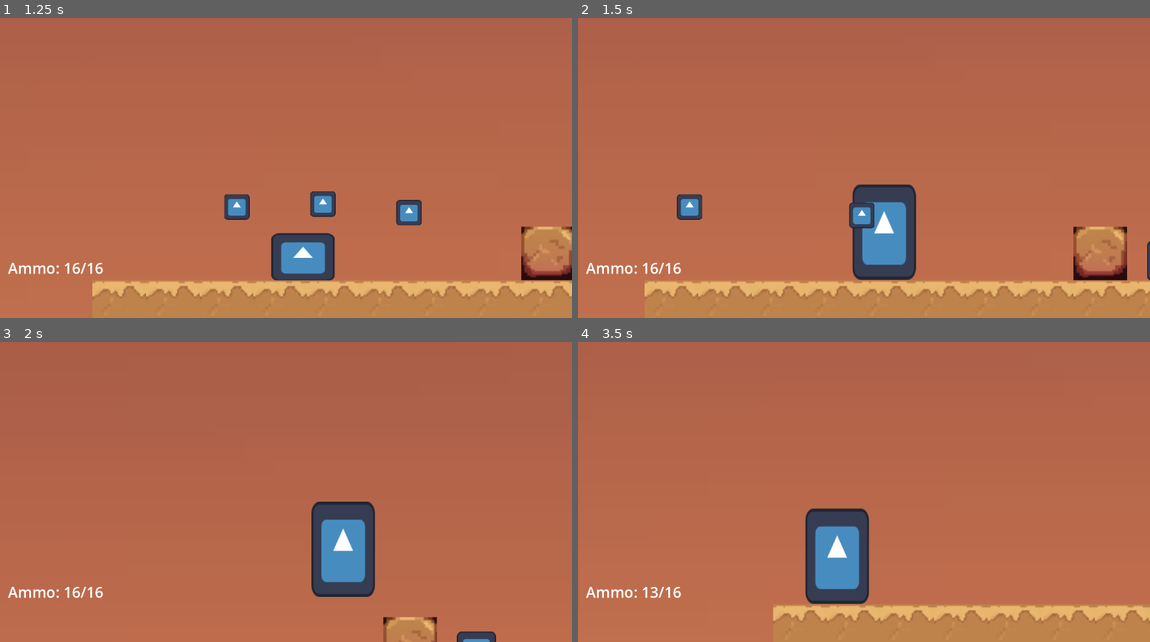
Above: before the commit, frames 1-4 (two rows, left to right).
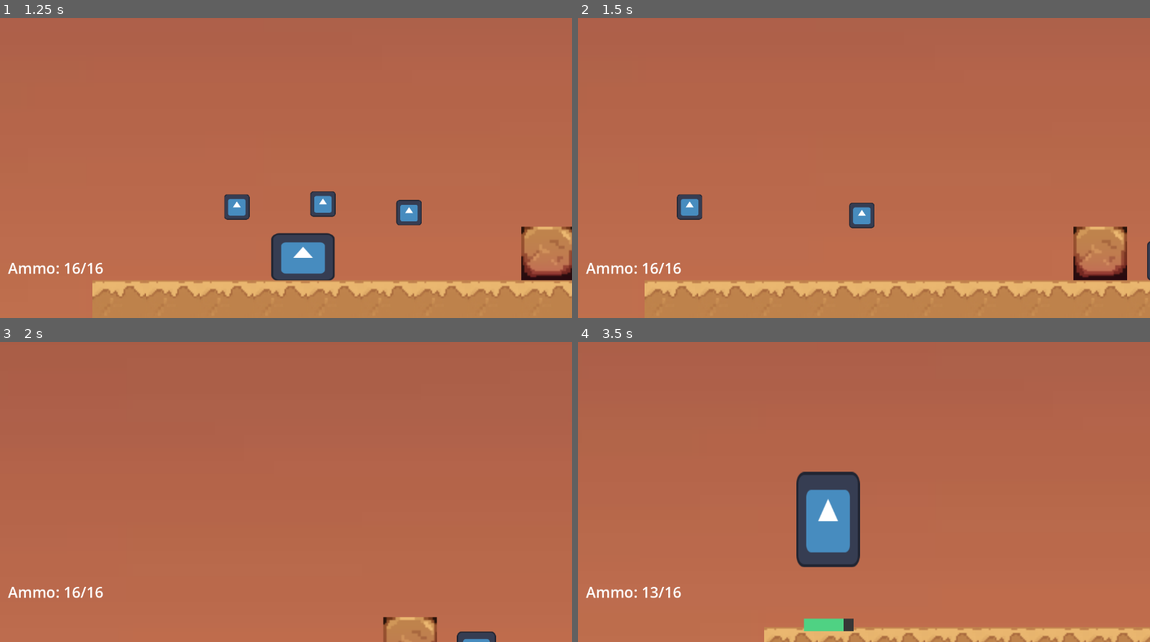
Above: after the commit, the same moments.

Repository: dzfrias/gladiator
Game: Godot game, scene res://scenes/level_playtest.tscn
The game is run twice, just before and just after one commit, with the same random seed, the same clock (stepped at 60 frames per second) and the same inputs. This scene is started directly instead of the project's main scene. The engine's default icon, where the game draws it, is replaced by a stand-in: a white triangle on a blue panel in a dark square.
Inputs (mouse positions are in pixels of both pictures, inside the frame that each line leads up to):
- Up to frame 1 (1.25 s): move the mouse to (257, 222) at 0.52 s; hold D (right) from 0.53 s (still down); hold S (crouch) from 0.53 s (still down); tap Space (jump) at 0.77, 1.07 s
- Up to frame 2 (1.5 s): keep holding D (right); move the mouse to (1035, 204) at 1.27 s; release S (crouch) at 1.28 s; tap S (crouch) at 1.35 s
- Up to frame 3 (2 s): keep holding D (right); tap Space (jump) at 1.52, 1.82 s
- Up to frame 4 (3.5 s): move the mouse to (692, 432) at 2.02 s; release D (right) at 2.03 s; press the mouse at (692, 432) at 2.03 s; hold A (left) from 2.03 s (still down); tap S (crouch) at 2.3, 3.05 s; move the mouse to (892, 480) at 2.77 s; release the mouse at (892, 480) at 2.78 s; tap E (roll) at 2.85 s; tap Space (jump) at 3.02, 3.32 s

Frame 1 is identical in both runs. In frame 2, 3.2% of the frame differs, in the area x 47-60%, y 55-88%; in frame 3, 3.5%; in frame 4, 9.4%, in the area x 32-100%, y 43-100%.
Error before the commit: Invalid assignment of property or key 'visible' with value of type 'bool' on a base object of type 'null instance'. (res://scripts/player/player.gd:232)

Commit message:
Fix invincibility

Diff:
--- a/scenes/player.tscn
+++ b/scenes/player.tscn
@@ -60,7 +60,6 @@
 
 [node name="Health" type="Node" parent="."]
 script = ExtResource("3_s7yvn")
-invincible_time = 1.0
 
 [node name="HealthBarCreator" parent="." node_paths=PackedStringArray("health") instance=ExtResource("6_0pcrb")]
 health = NodePath("../Health")
--- a/scripts/health.gd
+++ b/scripts/health.gd
@@ -5,12 +5,10 @@
 signal died
 
 @export var max_health: float = 20
-@export var invincible_time: float = 0.0
 var health: float:
 	get: return _health
 var has_died: bool:
 	get: return _died
-var is_invincible: bool
 var _health: float
 var _died := false
 
@@ -18,10 +16,9 @@
 	_health = max_health
 
 func take_damage(amount: float, direction: Vector2) -> void:
-	if _died or is_invincible: return
+	if _died: return
 	var old := _health
 	_health = max(_health - amount, 0)
-	_invincible()
 	damage_taken.emit(old - _health, direction)
 	if _health == 0:
 		died.emit()
@@ -32,9 +29,3 @@
 	if _died: return
 	_health = min(_health + amount, max_health)
 	health_gained.emit(amount)
-
-func _invincible() -> void:
-	if invincible_time == 0: return
-	is_invincible = true
-	await get_tree().create_timer(invincible_time).timeout
-	is_invincible = false
--- a/scripts/player/player.gd
+++ b/scripts/player/player.gd
@@ -13,6 +13,7 @@
 @export var roll_speed: float = 1200
 @export var roll_time: float = 0.2
 @export var roll_cooldown_time: float = 0.4
+@export var invincible_time: float = 1.0
 
 @export var melee_damage: float = 5
 @export var melee_knockback: Vector2 = Vector2(1000, -500)
@@ -187,7 +188,6 @@
 	_jump_buffer = 0.0
 	if _weapon:
 		_weapon.set_firing(null)
-	assert(collision_layer == Constants.PLAYER_LAYER | Constants.ENTITY_LAYER)
 	collision_layer = Constants.INVINCIBLE_LAYER
 	$StandingSprite.flip_v = true
 	$CrouchingSprite.flip_v = true
@@ -205,7 +205,11 @@
 	print("The player has died")
 
 func _on_health_damage_taken(_amount: int, _direction: Vector2) -> void:
+	assert(collision_layer == Constants.PLAYER_LAYER | Constants.ENTITY_LAYER)
+	collision_layer = Constants.INVINCIBLE_LAYER
 	_flash_invincible()
+	await get_tree().create_timer(invincible_time).timeout
+	collision_layer = Constants.PLAYER_LAYER | Constants.ENTITY_LAYER
 
 func get_weapon() -> Weapon:
 	return _weapon
@@ -227,13 +231,13 @@
 	return result
 
 func _flash_invincible() -> void:
-	collision_layer ^= Constants.PLAYER_LAYER
-	while $Health.is_invincible:
-		$Sprite2D.visible = false
+	while collision_layer == Constants.INVINCIBLE_LAYER:
+		standing_sprite.visible = false
+		crouching_sprite.visible = false
 		await get_tree().create_timer(0.05).timeout
-		$Sprite2D.visible = true
+		standing_sprite.visible = !_is_crouching
+		crouching_sprite.visible = _is_crouching
 		await get_tree().create_timer(0.05).timeout
-	collision_layer ^= Constants.PLAYER_LAYER
 
 func get_health() -> Health:
 	return $Health;
